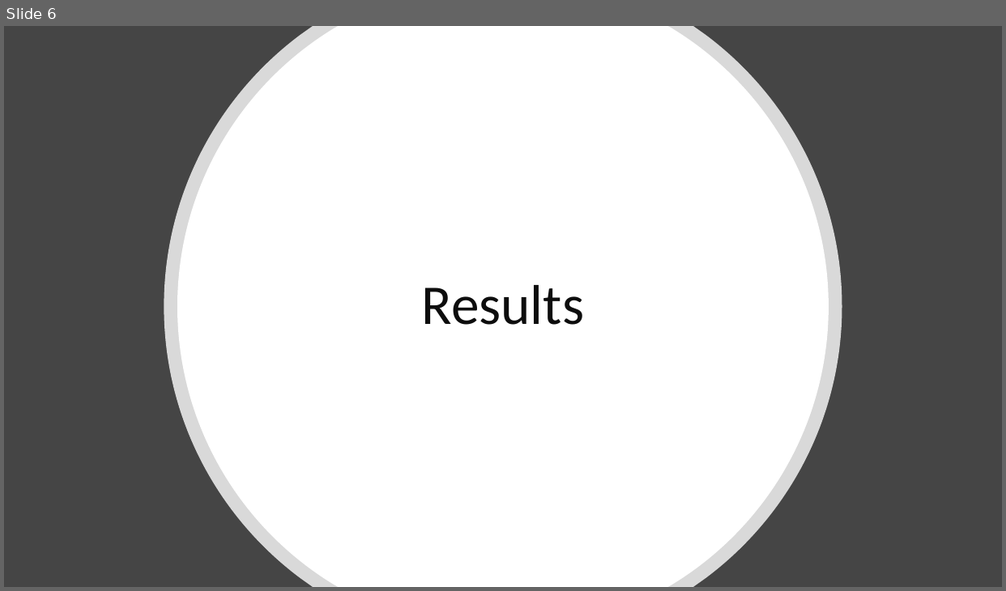
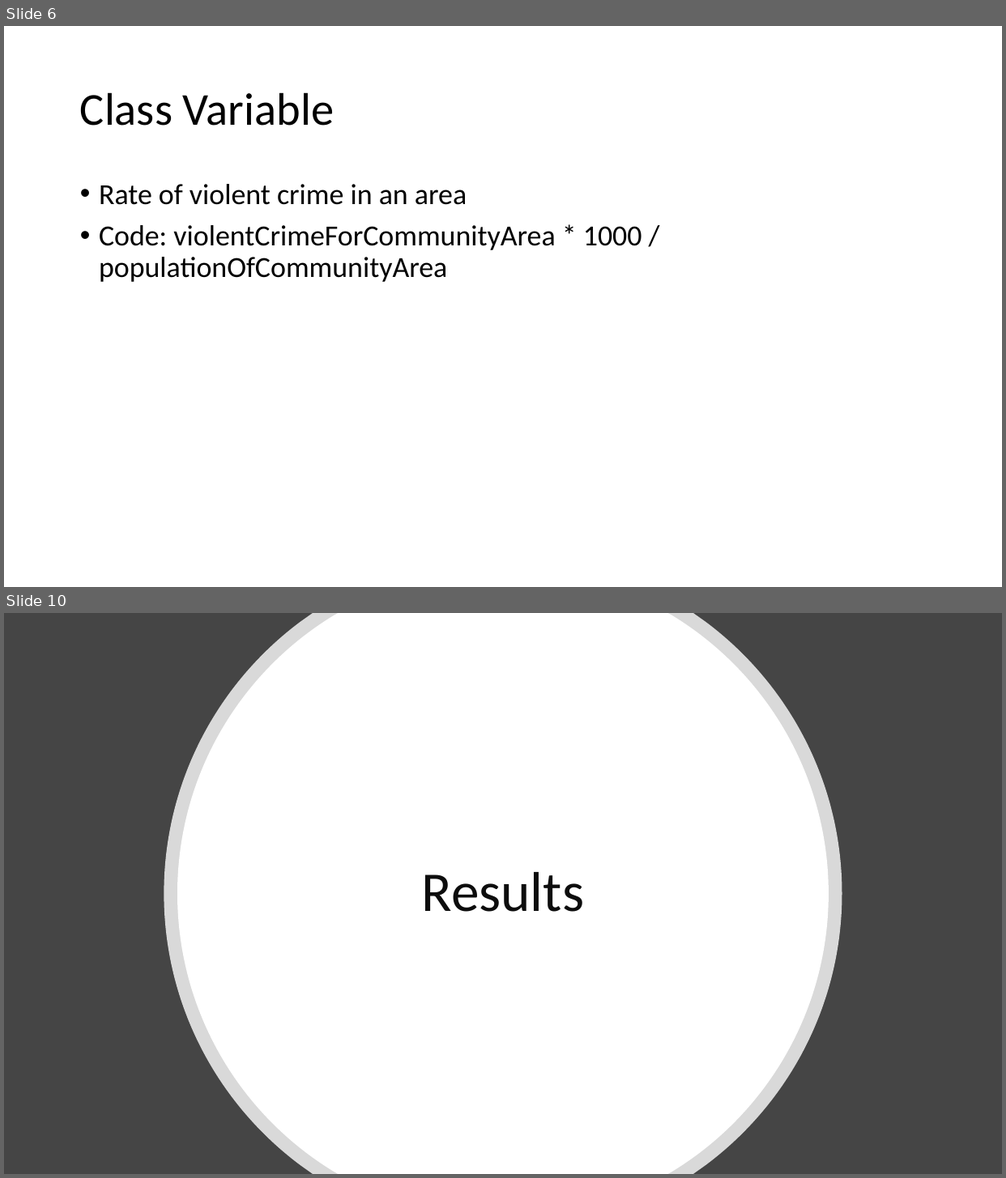
Before and after one commit to cherryyingzizhang/msci446, a slide deck: presentation/oralpresentation.pptx. Shown one above the other, each under a label of ours: slide 6 before the commit, slides 6 and 10 after it; the slides between them are not shown. The pictures are 1006x591 and 1006x1178 pixels, drawn with LibreOffice and Linux fonts; fonts in the diff are those of the drawing. Boxes give left, top, right and bottom in pixels: in the first picture for what was removed or moved away, otherwise in the second. Text is boxed around its words. In the diff, an @@ line names an element or a change of style, - is before the commit and + after.

```diff
--- a/presentation/oralpresentation.pptx
+++ b/presentation/oralpresentation.pptx
@@ slide 6 added at [4, 26, 1002, 587], background #FFFFFF @@
@@ title added at [80, 92, 334, 126], 44 pt, text #000000 @@
+Class Variable
@@ text added at [99, 184, 642, 282], 28 pt, text #000000 @@
+• Rate of violent crime in an area
+• Code: violentCrimeForCommunityArea * 1000 / populationOfCommunityArea
@@ what was slide 6 is now slide 10 @@
```
Also in this commit, not shown: 2 slides changed, 3 other slides added, 1 other file.
